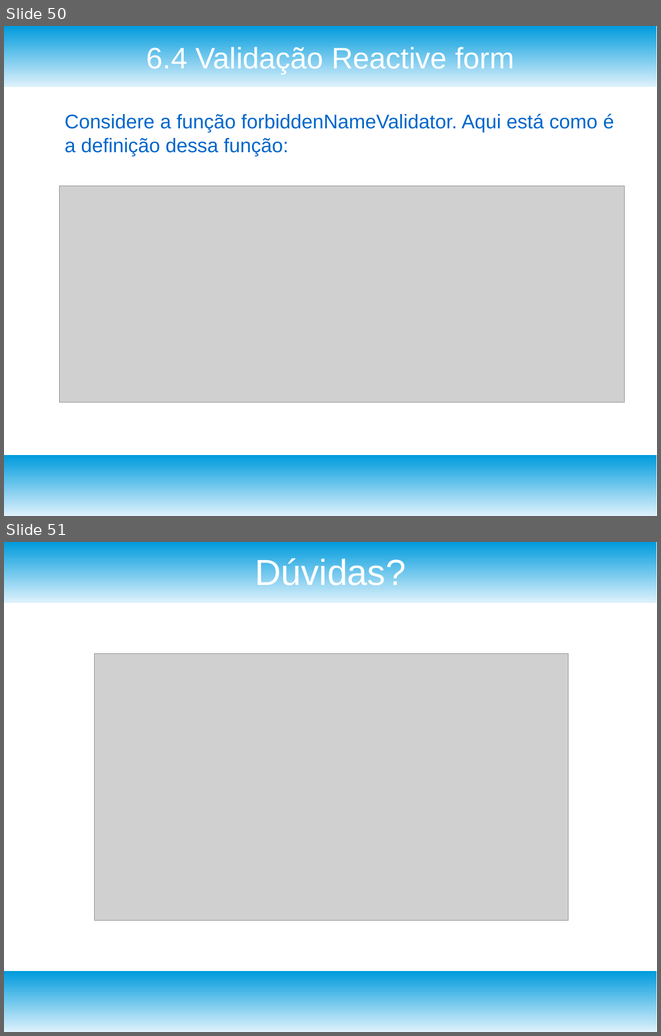
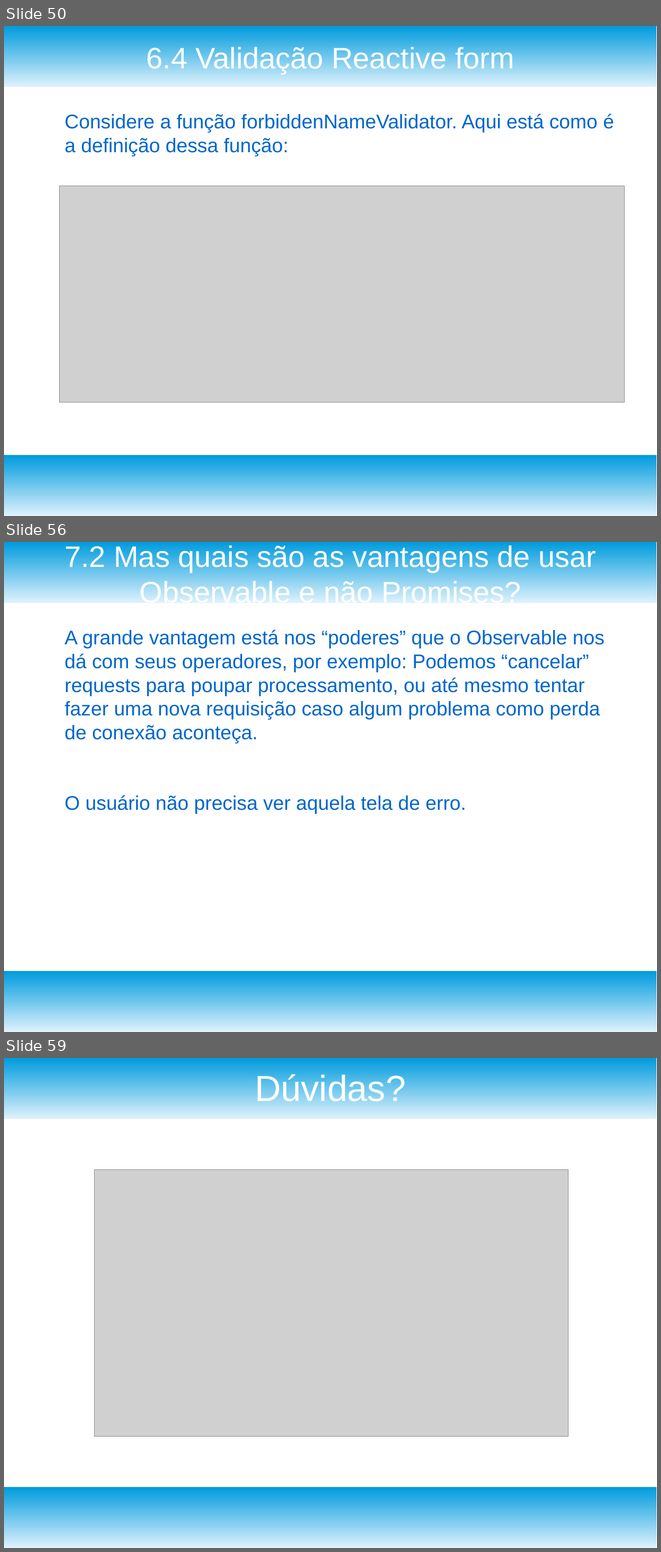
Before and after one commit to josivanribeiro/treinamentoangular, a slide deck: TreinamentoAngular_Aula_3.odp. Shown one above the other, each under a label of ours: slides 50 and 51 before the commit, slides 50, 56 and 59 after it; the slides between them are not shown. The pictures are 661x1036 and 661x1552 pixels, drawn with LibreOffice and Linux fonts; fonts in the diff are those of the drawing; grey boxes stand for pictures. Boxes give left, top, right and bottom in pixels: in the first picture for what was removed or moved away, otherwise in the second. Text is boxed around its words. In the diff, an @@ line names an element or a change of style, - is before the commit and + after.

Commit message:
Adicionado conteudo sobre observables

```diff
--- a/TreinamentoAngular_Aula_3.odp
+++ b/TreinamentoAngular_Aula_3.odp
@@ slide 56 added at [4,542,657,1032], background #FFFFFF; not listed: 2 template elements that a slide beside it also shows @@
@@ title added at [64,543,596,608], 36 pt, text #FFFFFF @@
+7.2 Mas quais são as vantagens de usar Observable e não Promises?
@@ text added at [64,629,604,814], 24 pt, text #0066CC @@
+A grande vantagem está nos “poderes” que o Observable nos dá com seus operadores, por exemplo: Podemos “cancelar” requests para poupar processamento, ou até mesmo tentar fazer uma nova requisição caso algum problema como perda de conexão aconteça.
+O usuário não precisa ver aquela tela de erro.
@@ what was slide 51 is now slide 59 @@
```
Also in this commit, not shown: 1 slide changed, 7 other slides added.
